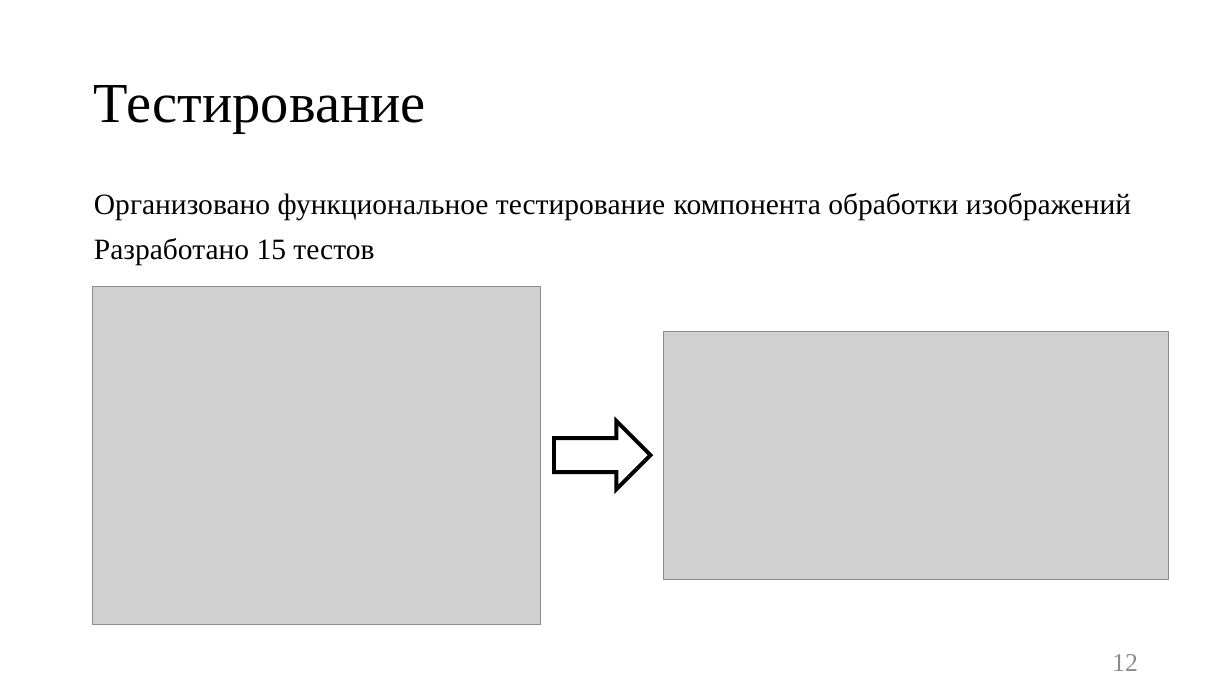
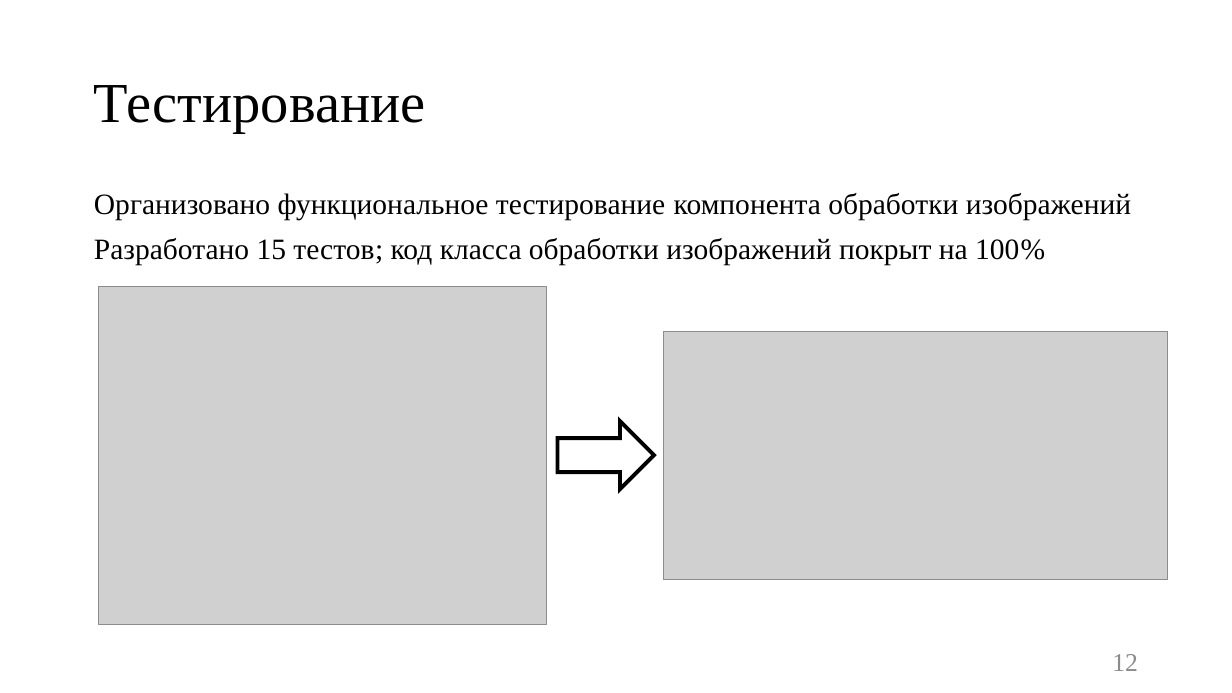
Before and after one commit to Kukushenok/competitive-math-game, a slide deck: slide 12 of docs/presentation.pptx. Drawn at 1232x693 pixels with LibreOffice and Linux fonts; fonts in the diff are those of the drawing; grey boxes stand for pictures. Boxes give left, top, right and bottom in pixels: in the first picture for what was removed or moved away, otherwise in the second. Text is boxed around its words. In the diff, an @@ line names an element or a change of style, - is before the commit and + after.

```diff
--- a/docs/presentation.pptx
+++ b/docs/presentation.pptx
@@ text at (94,238,1045,265): text changed @@
-Разработано 15 тестов
+Разработано 15 тестов; код класса обработки изображений покрыт на 100%
@@ picture: place and size @@
-picture at (92,287,541,625)
+picture at (99,287,547,625)
```
Also in this commit, not shown: 9 other slides changed, 8 other files.
